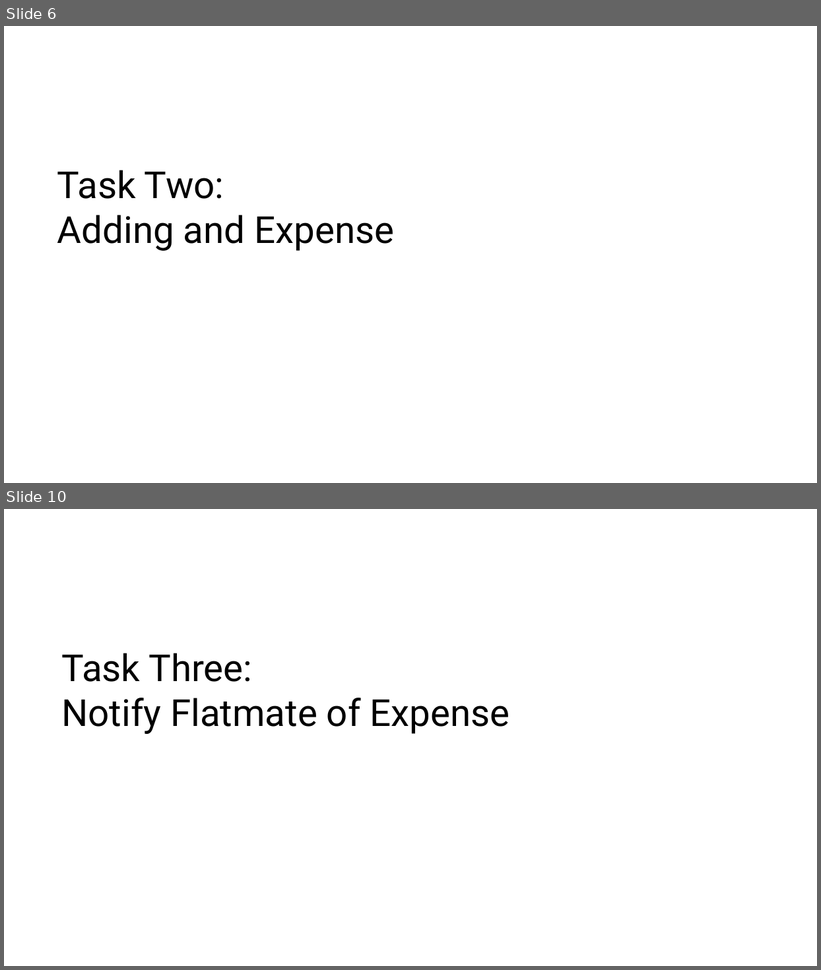
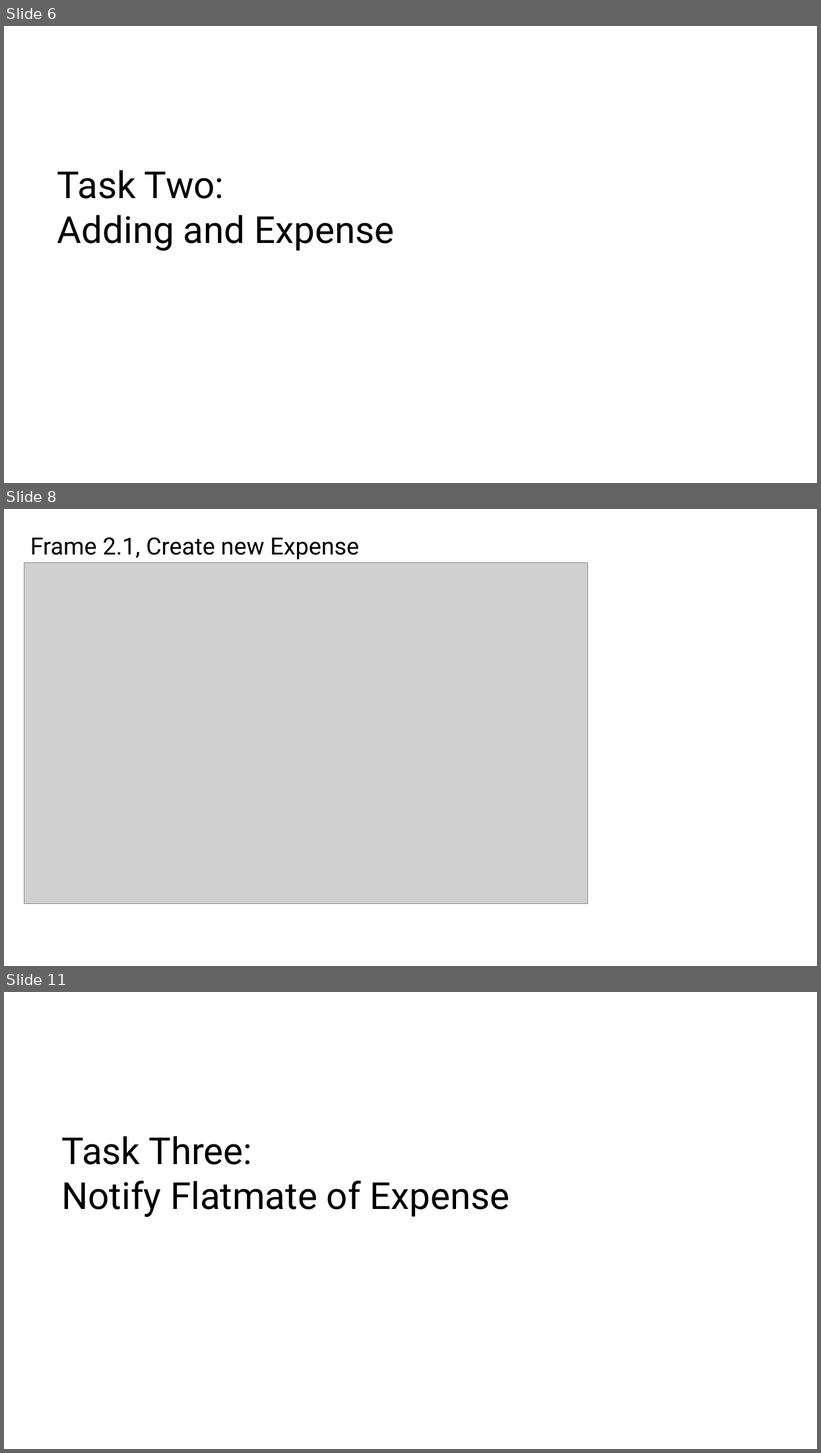
Before and after one commit to SolidCaterpillar/SWEN303-Group-Project-Part-1, a slide deck: Cognitive_Presentations/Cognitive_Presentation_ZArn.pptx. Shown one above the other, each under a label of ours: slides 6 and 10 before the commit, slides 6, 8 and 11 after it; the slides between them are not shown. The pictures are 821x970 and 821x1453 pixels, drawn with LibreOffice and Linux fonts; fonts in the diff are those of the drawing; grey boxes stand for pictures. Boxes give left, top, right and bottom in pixels: in the first picture for what was removed or moved away, otherwise in the second. Text is boxed around its words. In the diff, an @@ line names an element or a change of style, - is before the commit and + after.

```diff
--- a/Cognitive_Presentations/Cognitive_Presentation_ZArn.pptx
+++ b/Cognitive_Presentations/Cognitive_Presentation_ZArn.pptx
@@ slide 8 added at bbox=[4, 509, 817, 966], background #FFFFFF @@
@@ text added at bbox=[30, 537, 359, 560], 28 pt, text #000000 @@
+Frame 2.1, Create new Expense
@@ picture added at bbox=[24, 562, 587, 904] @@
@@ what was slide 10 is now slide 11 @@
```
Also in this commit, not shown: 10 slides changed.
